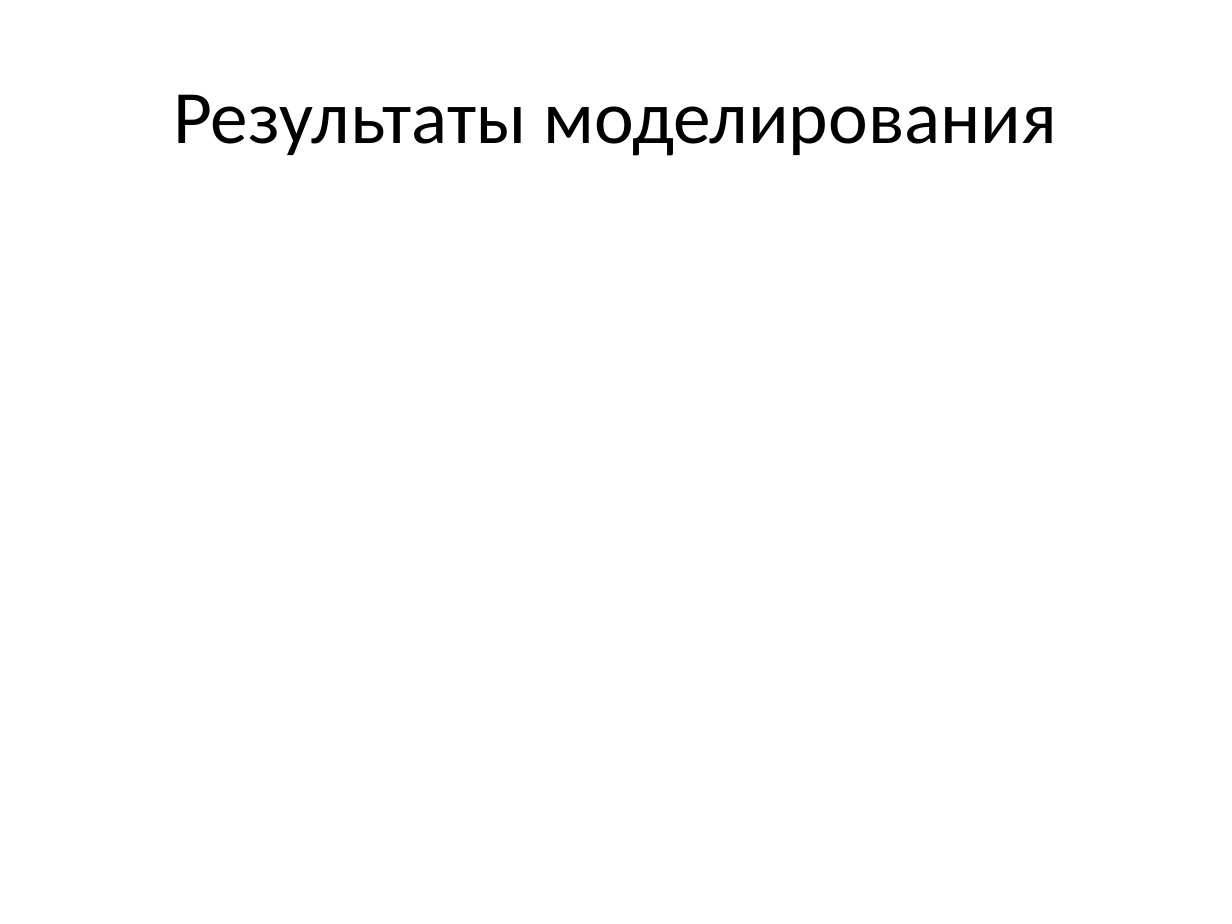
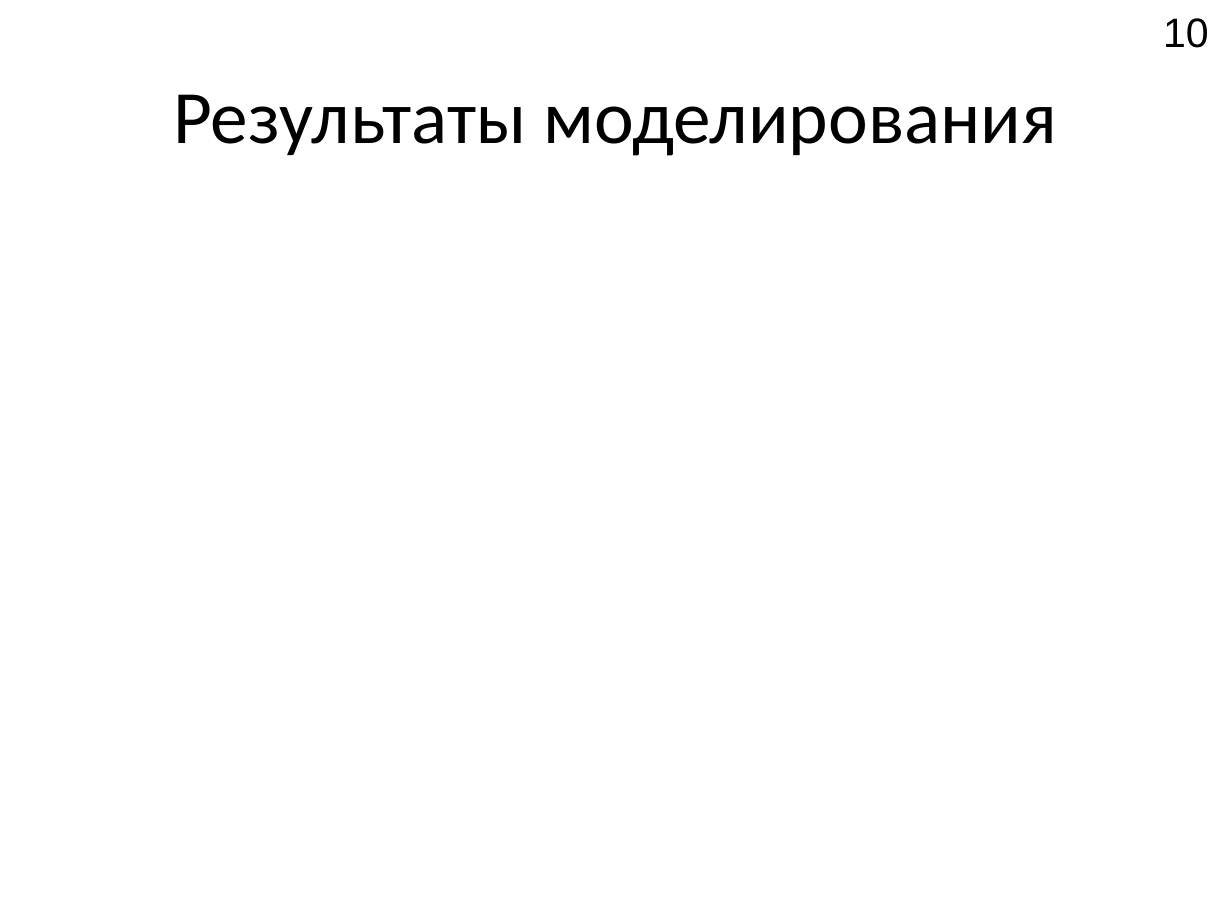
Before and after one commit to Rernamp/microphone_arrays, a slide deck: slide 10 of student_session_2021/Доклад.pptx. Drawn at 1232x924 pixels with LibreOffice and Linux fonts; fonts in the diff are those of the drawing. Boxes give left, top, right and bottom in pixels: in the first picture for what was removed or moved away, otherwise in the second. Text is boxed around its words. In the diff, an @@ line names an element or a change of style, - is before the commit and + after.

```diff
--- a/student_session_2021/Доклад.pptx
+++ b/student_session_2021/Доклад.pptx
@@ page number added at (x1=1163, y1=18, x2=1209, y2=48), 24 pt, text #000000 @@
+10
```
Also in this commit, not shown: 6 other slides changed, 5 slides added, 5 slides removed.
